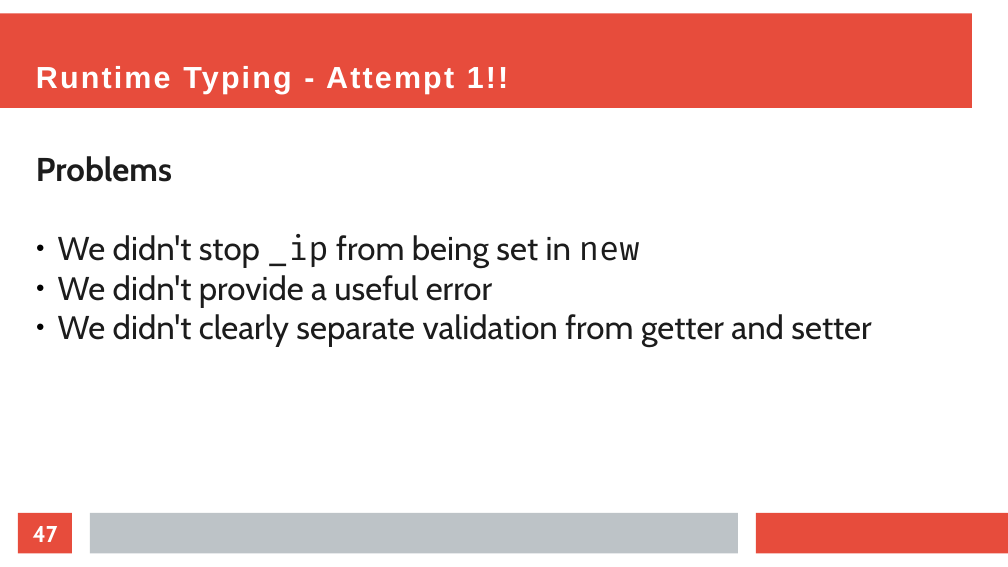
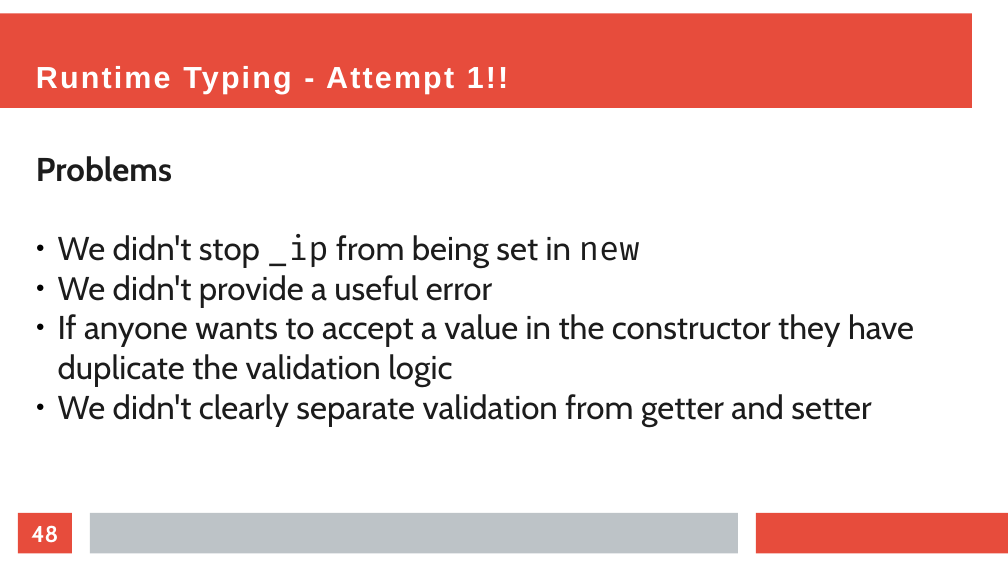
Before and after one commit to EvanCarroll/tech-presentations, a slide deck: slide 48 of perl/objects.odp (slide 47 before the commit). Drawn at 1008x567 pixels with LibreOffice and Linux fonts; fonts in the diff are those of the drawing. Boxes give left, top, right and bottom in pixels: in the first picture for what was removed or moved away, otherwise in the second. Text is boxed around its words. In the diff, an @@ line names an element or a change of style, - is before the commit and + after.

```diff
--- a/perl/objects.odp
+++ b/perl/objects.odp
@@ subtitle at <box>58,314,914,387</box>: paragraph added @@
+● If anyone wants to accept a value in the constructor they have duplicate the validation logic
@@ page number at <box>31,525,58,543</box>: text changed @@
-47
+48
```
Also in this commit, not shown: 15 other slides changed, 1 slide added.
